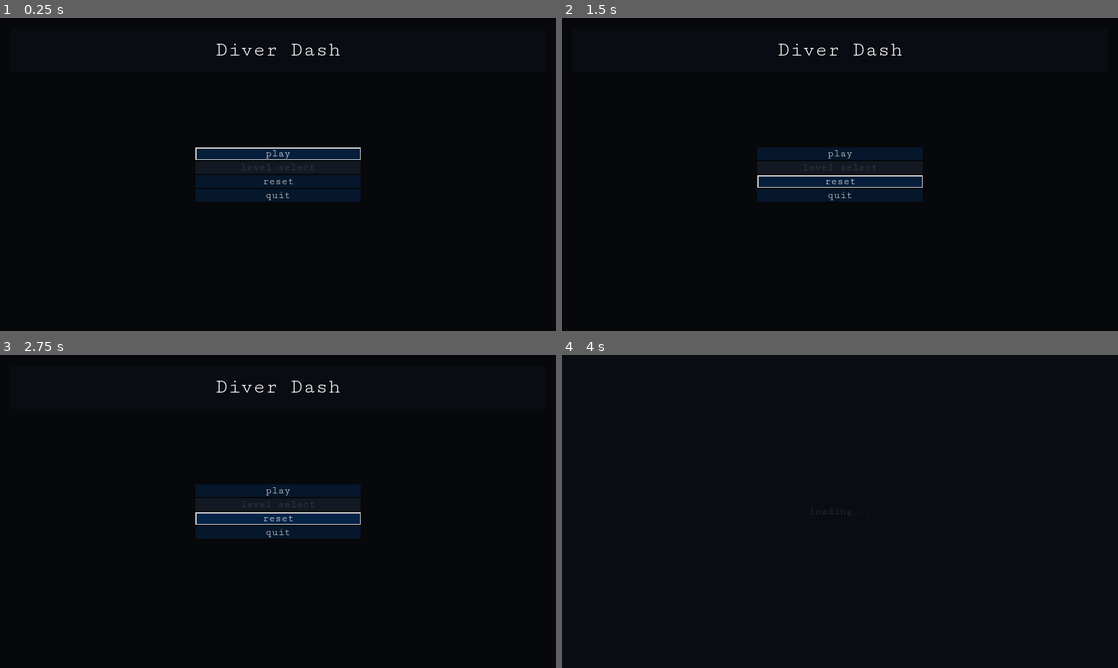
Above: before the commit, frames 1-4 (two rows, left to right).
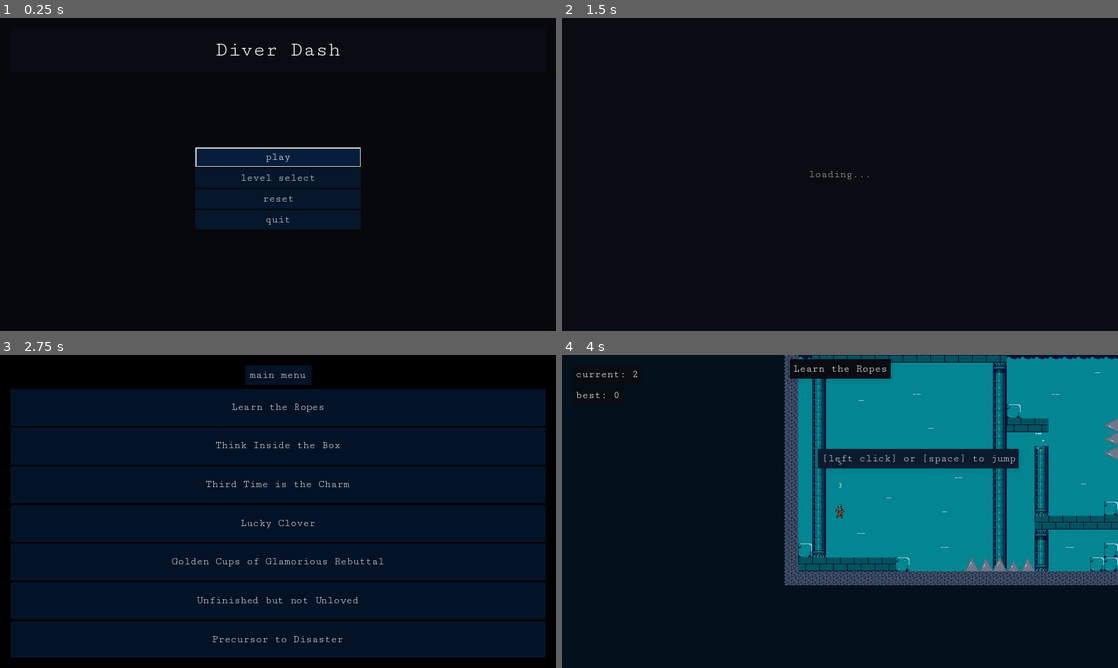
Above: after the commit, the same moments.

Repository: Zafuzi/DiverDash
Game: Godot game, scene res://scenes/main_menu.tscn
Two runs of this game, one before a commit and one after it. Both use one fixed random seed, a clock stepped at 60 frames per second and the inputs below.
Inputs (mouse positions are in pixels of both pictures, inside the frame that each line leads up to):
- Up to frame 1 (0.25 s): no input
- Up to frame 2 (1.5 s): click (840, 177) at 0.5 s, where only the run after the commit has a clickable "level select"; click (840, 36) at 1.25 s, where only the run after the commit has a clickable "main menu"
- Up to frame 3 (2.75 s): click (278, 514) at 2 s, where only the run after the commit has a clickable "level select"
- Up to frame 4 (4 s): click (840, 408) at 2.75 s, where only the run after the commit has a clickable "Learn the Ropes"; click (840, 489) at 3.5 s, where only the run before the commit has a clickable "play"

The runs differ from the first frame. In frame 1, 3.6% of the frame differs, in the area x 35-65%, y 42-68%; in frame 2, 3.9%; in frame 3, 70%, in the area x 1-99%, y 5-97%; in frame 4, 43%.

Commit message:
* added a level_selector

Diff:
--- a/main_theme.tres
+++ b/main_theme.tres
@@ -16,6 +16,10 @@
 bg_color = Color( 0.0235294, 0.141176, 0.282353, 1 )
 
 [sub_resource type="StyleBoxFlat" id=4]
+content_margin_left = 8.0
+content_margin_right = 8.0
+content_margin_top = 8.0
+content_margin_bottom = 8.0
 bg_color = Color( 0.0235294, 0.141176, 0.282353, 0.552941 )
 
 [sub_resource type="StyleBoxFlat" id=5]
@@ -41,7 +45,7 @@
 Button/colors/font_color_disabled = Color( 0.9, 0.9, 0.9, 0.2 )
 Button/colors/font_color_hover = Color( 0.94, 0.94, 0.94, 1 )
 Button/colors/font_color_pressed = Color( 1, 1, 1, 1 )
-Button/constants/hseparation = 2
+Button/constants/hseparation = 4
 Button/fonts/font = null
 Button/styles/disabled = SubResource( 1 )
 Button/styles/focus = SubResource( 2 )
--- a/nodes/Player2D.gd
+++ b/nodes/Player2D.gd
@@ -23,6 +23,7 @@
 onready var progress		= $camera/hud/hopsLeft/progress
 onready var levelBest		= $camera/hud/levelBest/label
 onready var levelCurrent	= $camera/hud/levelCurrent/label
+onready var levelName		= $camera/hud/levelName/label
 
 signal take_damage(direction)
 signal _die
@@ -34,6 +35,13 @@
 func _ready():
 	$sprite.rotation = 0
 	rotation = 0
+
+	var level_name = ""
+	for level in G.levels:
+		if level.path == G.game_data.current_level:
+			level_name = level.name
+
+	levelName.text = level_name
 
 # make the rolling noise, add random character motions
 func move():
--- a/nodes/Player2D.tscn
+++ b/nodes/Player2D.tscn
@@ -1,5 +1,6 @@
-[gd_scene load_steps=13 format=2]
-
+[gd_scene load_steps=14 format=2]
+
+[ext_resource path="res://main_theme.tres" type="Theme" id=1]
 [ext_resource path="res://sprites/player/player001.png" type="Texture" id=2]
 [ext_resource path="res://nodes/Player2D.gd" type="Script" id=3]
 [ext_resource path="res://nodes/pause_menu.tscn" type="PackedScene" id=4]
@@ -77,12 +78,12 @@
 }, {
 "frames": [ ExtResource( 2 ) ],
 "loop": true,
-"name": "moving_right",
+"name": "moving_left",
 "speed": 5.0
 }, {
 "frames": [ ExtResource( 2 ) ],
 "loop": true,
-"name": "moving_left",
+"name": "moving_right",
 "speed": 5.0
 } ]
 
@@ -170,14 +171,14 @@
 margin_top = 24.0
 margin_right = 64.0
 margin_bottom = 40.0
+theme = ExtResource( 1 )
 __meta__ = {
 "_edit_use_anchors_": false
 }
 
 [node name="label" type="Label" parent="camera/hud/levelCurrent"]
-margin_top = 1.0
 margin_right = 40.0
-margin_bottom = 15.0
+margin_bottom = 43.0
 valign = 1
 
 [node name="levelBest" type="MarginContainer" parent="camera/hud"]
@@ -185,15 +186,40 @@
 margin_top = 64.0
 margin_right = 64.0
 margin_bottom = 122.0
+theme = ExtResource( 1 )
 __meta__ = {
 "_edit_use_anchors_": false
 }
 
 [node name="label" type="Label" parent="camera/hud/levelBest"]
-margin_top = 22.0
+margin_top = 7.0
 margin_right = 40.0
-margin_bottom = 36.0
+margin_bottom = 50.0
 align = 2
+valign = 1
+
+[node name="levelName" type="MarginContainer" parent="camera/hud"]
+anchor_left = 0.5
+anchor_right = 0.5
+margin_left = -83.0
+margin_top = 24.0
+margin_right = 83.0
+margin_bottom = 43.0
+grow_horizontal = 2
+grow_vertical = 2
+size_flags_horizontal = 4
+size_flags_vertical = 4
+theme = ExtResource( 1 )
+__meta__ = {
+"_edit_use_anchors_": false
+}
+
+[node name="label" type="Label" parent="camera/hud/levelName"]
+margin_right = 166.0
+margin_bottom = 43.0
+size_flags_horizontal = 4
+text = "level_name"
+align = 1
 valign = 1
 
 [node name="sprite" type="AnimatedSprite" parent="."]
--- /dev/null
+++ b/nodes/level_select_button.tscn
@@ -0,0 +1,17 @@
+[gd_scene load_steps=2 format=2]
+
+[ext_resource path="res://scenes/level_select_button.gd" type="Script" id=1]
+
+[node name="level_select_button" type="Button"]
+margin_right = 200.0
+margin_bottom = 48.0
+rect_min_size = Vector2( 200, 48 )
+size_flags_horizontal = 3
+size_flags_vertical = 3
+text = "level_000"
+script = ExtResource( 1 )
+__meta__ = {
+"_edit_use_anchors_": false
+}
+
+[connection signal="pressed" from="." to="." method="_on_level_select_button_pressed"]
--- a/project.godot
+++ b/project.godot
@@ -18,7 +18,7 @@
 config/description="A multiplayer parkour course"
 run/main_scene="res://scenes/main_menu.tscn"
 boot_splash/bg_color=Color( 0, 0, 0, 1 )
-config/icon="res://icon.png"
+config/icon="res://sprites/player/player001.png"
 
 [autoload]
 
--- /dev/null
+++ b/scenes/level_select_button.gd
@@ -0,0 +1,6 @@
+extends Button
+
+export (String) var level_name = ""
+
+func _on_level_select_button_pressed():
+	loader.goto_scene(level_name)
--- /dev/null
+++ b/scenes/level_selector.gd
@@ -0,0 +1,4 @@
+extends Button
+
+func _on_level_selector_pressed():
+	loader.goto_scene("menu_scene_selector")
--- /dev/null
+++ b/scenes/level_selector_menu.gd
@@ -0,0 +1,15 @@
+extends Control
+
+onready var level_select_button = preload("res://nodes/level_select_button.tscn")
+
+func _ready():
+	for level in G.levels:
+		var button = level_select_button.instance()
+
+		button.level_name = str(level.path)
+		button.text = str(level.name)
+		$ScrollContainer/GridContainer.add_child(button)
+
+func _on_back_button_pressed():
+	loader.goto_scene("main_menu")
+	pass # Replace with function body.
--- a/scenes/main_menu.tscn
+++ b/scenes/main_menu.tscn
@@ -7,6 +7,7 @@
 [ext_resource path="res://scripts/play_button.gd" type="Script" id=5]
 [ext_resource path="res://scripts/quit_button.gd" type="Script" id=6]
 [ext_resource path="res://scenes/main_menu.gd" type="Script" id=7]
+[ext_resource path="res://scenes/level_selector.gd" type="Script" id=8]
 
 [sub_resource type="DynamicFont" id=1]
 size = 48
@@ -42,7 +43,7 @@
 }
 
 [node name="Label" type="Label" parent="Control/MarginContainer"]
-margin_right = 1872.0
+margin_right = 1232.0
 margin_bottom = 100.0
 rect_min_size = Vector2( 0, 100 )
 size_flags_vertical = 1
@@ -71,29 +72,29 @@
 margin_left = 0.0
 margin_top = 0.0
 margin_right = 381.0
-margin_bottom = 27.0
+margin_bottom = 43.0
 text = "play"
 script = ExtResource( 5 )
 
 [node name="level_selector" type="Button" parent="Control/VBoxContainer"]
-margin_top = 31.0
+margin_top = 47.0
 margin_right = 381.0
-margin_bottom = 58.0
-disabled = true
+margin_bottom = 90.0
 text = "level select"
+script = ExtResource( 8 )
 
 [node name="reset_game" type="Button" parent="Control/VBoxContainer"]
-margin_top = 62.0
+margin_top = 94.0
 margin_right = 381.0
-margin_bottom = 89.0
+margin_bottom = 137.0
 text = "reset"
 script = ExtResource( 2 )
 
 [node name="quit_button" parent="Control/VBoxContainer" instance=ExtResource( 3 )]
 margin_left = 0.0
-margin_top = 93.0
+margin_top = 141.0
 margin_right = 381.0
-margin_bottom = 120.0
+margin_bottom = 184.0
 text = "quit"
 script = ExtResource( 6 )
 
@@ -102,6 +103,7 @@
 one_shot = true
 
 [connection signal="pressed" from="Control/VBoxContainer/play_button" to="Control/VBoxContainer/play_button" method="_play_game"]
+[connection signal="pressed" from="Control/VBoxContainer/level_selector" to="Control/VBoxContainer/level_selector" method="_on_level_selector_pressed"]
 [connection signal="pressed" from="Control/VBoxContainer/reset_game" to="Control/VBoxContainer/reset_game" method="_on_reset_game_pressed"]
 [connection signal="pressed" from="Control/VBoxContainer/quit_button" to="Control/VBoxContainer/quit_button" method="_quit_pressed"]
 [connection signal="timeout" from="Control/VBoxContainer/quit_button/timer" to="Control/VBoxContainer/quit_button" method="_quit_game"]
--- /dev/null
+++ b/scenes/menu_scene_selector.tscn
@@ -0,0 +1,50 @@
+[gd_scene load_steps=3 format=2]
+
+[ext_resource path="res://main_theme.tres" type="Theme" id=1]
+[ext_resource path="res://scenes/level_selector_menu.gd" type="Script" id=2]
+
+[node name="level_selector_menu" type="Control"]
+anchor_right = 1.0
+anchor_bottom = 1.0
+theme = ExtResource( 1 )
+script = ExtResource( 2 )
+__meta__ = {
+"_edit_use_anchors_": false
+}
+
+[node name="margin" type="MarginContainer" parent="."]
+anchor_left = 0.5
+anchor_right = 0.5
+margin_left = -75.5
+margin_top = 24.0
+margin_right = 75.5
+margin_bottom = 43.0
+__meta__ = {
+"_edit_use_anchors_": false
+}
+
+[node name="back_button" type="Button" parent="margin"]
+margin_right = 151.0
+margin_bottom = 43.0
+text = "main menu"
+
+[node name="ScrollContainer" type="ScrollContainer" parent="."]
+anchor_right = 1.0
+anchor_bottom = 1.0
+margin_left = 24.0
+margin_top = 78.0
+margin_right = -24.0
+margin_bottom = -24.0
+size_flags_horizontal = 4
+size_flags_vertical = 4
+__meta__ = {
+"_edit_use_anchors_": false
+}
+
+[node name="GridContainer" type="GridContainer" parent="ScrollContainer"]
+margin_right = 1232.0
+margin_bottom = 618.0
+size_flags_horizontal = 3
+size_flags_vertical = 3
+
+[connection signal="pressed" from="margin/back_button" to="." method="_on_back_button_pressed"]
--- a/scripts/G.gd
+++ b/scripts/G.gd
@@ -119,3 +119,21 @@
 		G.game_data.timers[G.game_data.current_level] = time
 
 	level_timer = 0
+
+class Level:
+	var path = ""
+	var name = ""
+
+	func _init(_path, _name):
+		self.path = _path
+		self.name = _name
+
+var levels = [
+	Level.new("level_001", "Learn the Ropes"),
+	Level.new("level_002", "Think Inside the Box"),
+	Level.new("level_003", "Third Time is the Charm"),
+	Level.new("level_004", "Lucky Clover"),
+	Level.new("level_005", "Golden Cups of Glamorious Rebuttal"),
+	Level.new("level_006", "Unfinished but not Unloved"),
+	Level.new("level_007", "Precursor to Disaster"),
+]
--- a/scripts/play_button.gd
+++ b/scripts/play_button.gd
@@ -1,4 +1,4 @@
-extends Control
+extends Button
 
 func _play_game():
 	if not "id" in G.game_data.values() or G.game_data.id == 0:
@@ -7,4 +7,5 @@
 		G.game_data.id = rng.randf_range(-1234567890123456789024.0, 1234567890123456789024.0)
 		print(G.game_data)
 		G.save_game()
+
 	loader.goto_scene(G.game_data.current_level)
Not shown: 1 places in scenes/main_menu.tscn that only renumber resources
